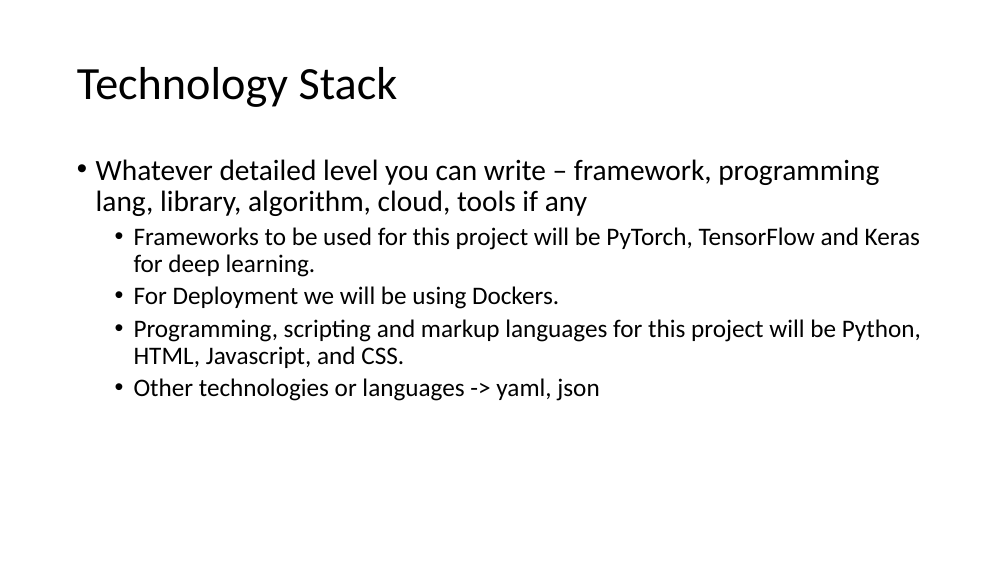
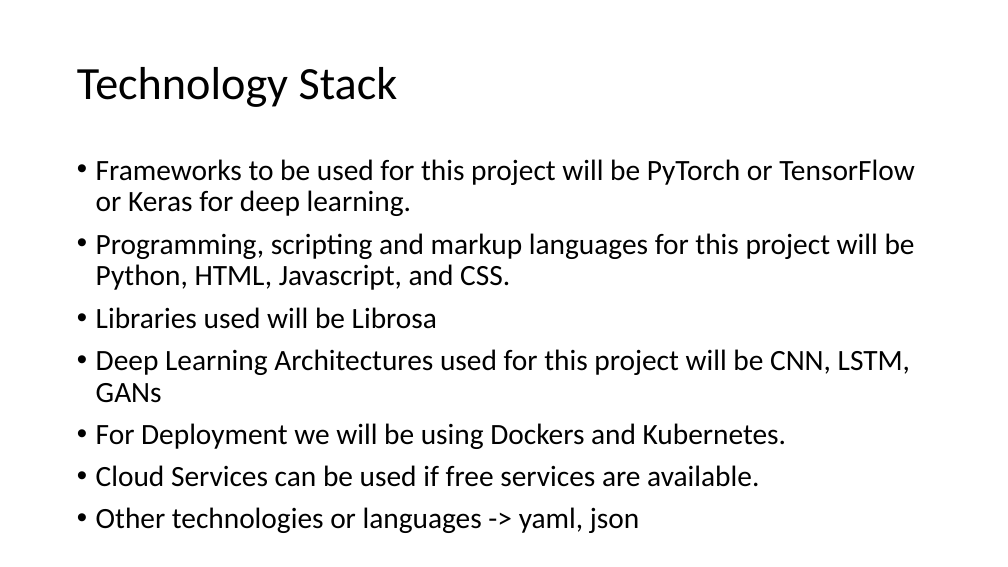
Before and after one commit to alvynabranches/trimester4, a slide deck: slide 9 of 3_Mini_Project/MiniProject_Synopsis.pptx. Drawn at 1008x567 pixels with LibreOffice and Linux fonts; fonts in the diff are those of the drawing. Boxes give left, top, right and bottom in pixels: in the first picture for what was removed or moved away, otherwise in the second. Text is boxed around its words. In the diff, an @@ line names an element or a change of style, - is before the commit and + after.

```diff
--- a/3_Mini_Project/MiniProject_Synopsis.pptx
+++ b/3_Mini_Project/MiniProject_Synopsis.pptx
@@ text at [96, 159, 915, 216]: text changed; size 24 to 28 pt @@
-• Whatever detailed level you can write – framework, programming lang, library, algorithm, cloud, tools if any
-  • Frameworks to be used for this project will be PyTorch, TensorFlow and Keras for deep learning.
-  • For Deployment we will be using Dockers.
+• Frameworks to be used for this project will be PyTorch or TensorFlow or Keras for deep learning.
@@ text at [96, 233, 915, 533]: size 24 to 28 pt in "Programming, scripting and markup languages for this ...", "Other technologies or languages -> yaml, json"; list level 2 to 1 in "Programming, scripting and markup languages ..."; list level 2 to 1 in "Other technologies or languages -> ..." @@
@@ text at [96, 307, 910, 487]: paragraphs added @@
+• Libraries used will be Librosa
+• Deep Learning Architectures used for this project will be CNN, LSTM, GANs
+• For Deployment we will be using Dockers and Kubernetes.
+• Cloud Services can be used if free services are available.
```
Also in this commit, not shown: 7 other slides changed, 6 other files.
